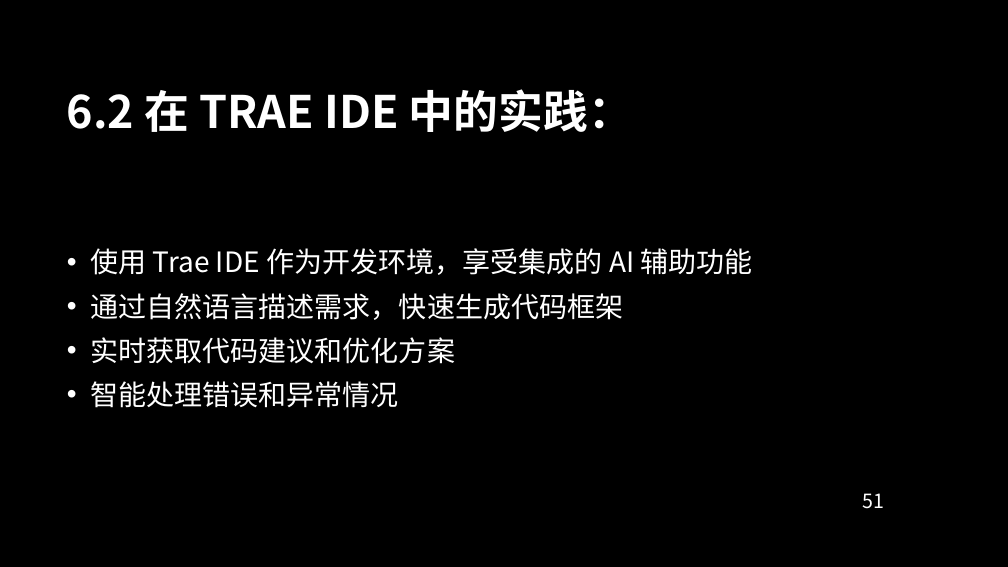
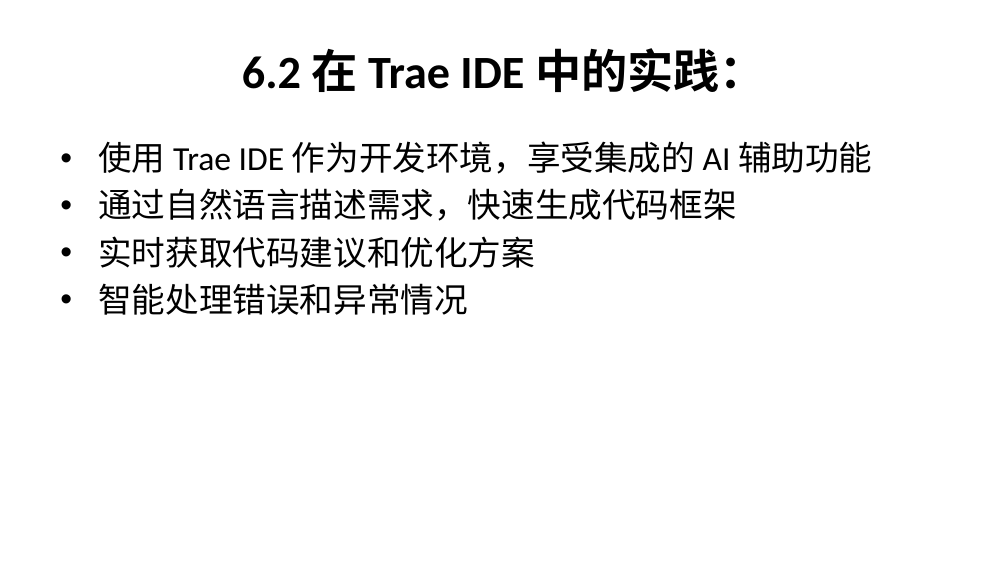
Before and after one commit to Kiriny1999/analysis-ic-model, a slide deck: slide 51 of shiny_app_documentation.pptx. Drawn at 1008x567 pixels with LibreOffice and Linux fonts; fonts in the diff are those of the drawing; background and template pictures are left out. Boxes give left, top, right and bottom in pixels: in the first picture for what was removed or moved away, otherwise in the second. Text is boxed around its words. In the diff, an @@ line names an element or a change of style, - is before the commit and + after.

```diff
--- a/shiny_app_documentation.pptx
+++ b/shiny_app_documentation.pptx
@@ background picture (left out) to #FFFFFF @@
@@ title at (x1=242, y1=48, x2=766, y2=92): text changed; size 32 to 33 pt; font Noto Sans CJK SC to Calibri; text colour #FFFFFF to #000000 @@
-6.2 在 TRAE IDE 中的实践：
+6.2 在 Trae IDE 中的实践：
@@ text "使用 Trae IDE 作为开发环境，享受集成的 AI ..." moved from (x1=90, y1=248, x2=753, y2=408) to (x1=98, y1=141, x2=872, y2=315) @@
@@ text "使用 Trae IDE 作为开发环境，享受集成的 AI ..." at (x1=98, y1=141, x2=872, y2=315): size 20 to 24 pt, font Noto Sans CJK SC to Calibri, text colour #FFFFFF to #000000; indent changed; less space between paragraphs; vertical alignment middle to top @@
@@ page number removed at (x1=862, y1=493, x2=884, y2=509) @@
-51
```
Also in this commit, not shown: 55 other slides changed.
